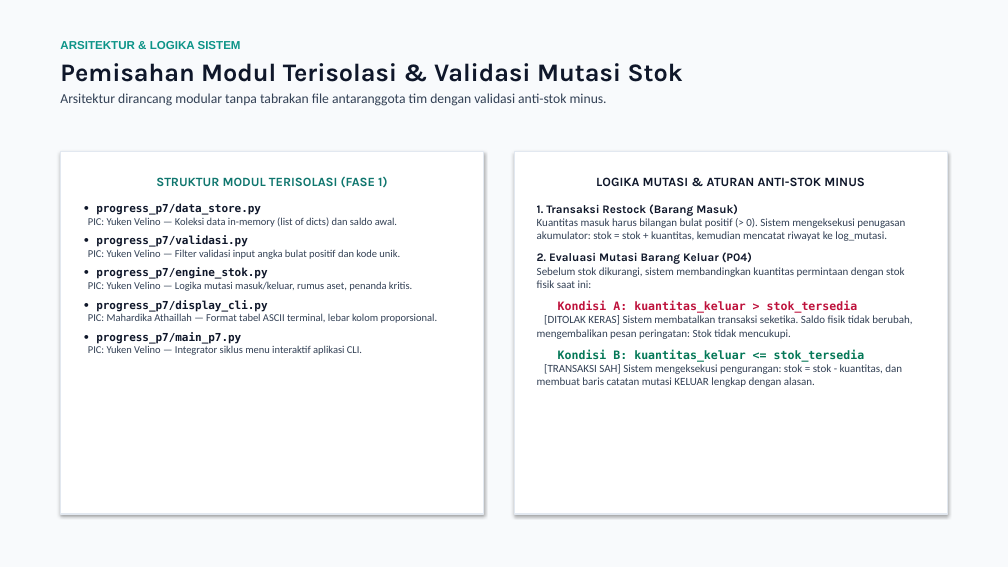
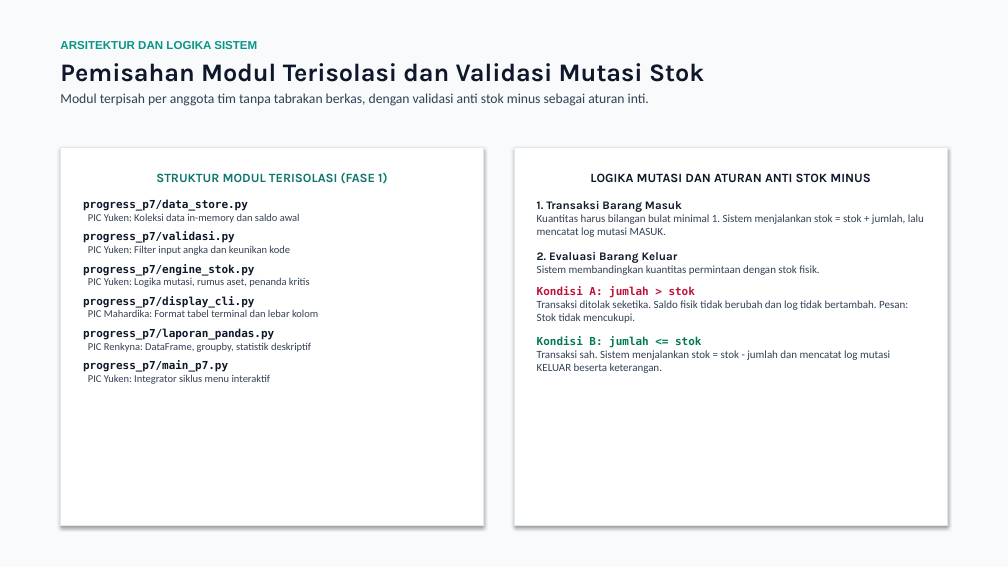
Before and after one commit to Curzyori/Stokku-Desktop, a slide deck: slide 5 of docs/presentasi/STOKKU_DESKTOP_PROGRES_P7.pptx (slide 4 before the commit). Drawn at 1008x567 pixels with LibreOffice and Linux fonts; fonts in the diff are those of the drawing. Boxes give left, top, right and bottom in pixels: in the first picture for what was removed or moved away, otherwise in the second. Text is boxed around its words. In the diff, an @@ line names an element or a change of style, - is before the commit and + after.

Commit message:
feat: susun ulang deck presentasi 10 slide dengan slide kosong, slide judul, dan dokumentasi kegiatan

```diff
--- a/docs/presentasi/STOKKU_DESKTOP_PROGRES_P7.pptx
+++ b/docs/presentasi/STOKKU_DESKTOP_PROGRES_P7.pptx
@@ text at box(60, 41, 704, 106): text changed @@
-ARSITEKTUR & LOGIKA SISTEM
-Pemisahan Modul Terisolasi & Validasi Mutasi Stok
-Arsitektur dirancang modular tanpa tabrakan file antaranggota tim dengan validasi anti-stok minus.
+ARSITEKTUR DAN LOGIKA SISTEM
+Pemisahan Modul Terisolasi dan Validasi Mutasi Stok
+Modul terpisah per anggota tim tanpa tabrakan berkas, dengan validasi anti stok minus sebagai aturan inti.
@@ rectangle "STRUKTUR MODUL TERISOLASI (FASE 1)": place and size @@
-rectangle "STRUKTUR MODUL TERISOLASI (FASE 1)" at box(60, 151, 484, 514)
+rectangle "STRUKTUR MODUL TERISOLASI (FASE 1)" at box(60, 147, 484, 526)
@@ rectangle "LOGIKA MUTASI DAN ATURAN ANTI ...": place and size @@
-rectangle "LOGIKA MUTASI DAN ATURAN ANTI ..." at box(514, 151, 948, 514)
+rectangle "LOGIKA MUTASI DAN ATURAN ANTI ..." at box(514, 147, 948, 526)
@@ text in rectangle at box(537, 173, 924, 373): text changed @@
-LOGIKA MUTASI & ATURAN ANTI-STOK MINUS
-1. Transaksi Restock (Barang Masuk)
-Kuantitas masuk harus bilangan bulat positif (> 0). Sistem mengeksekusi penugasan akumulator: stok = stok + kuantitas, kemudian mencatat riwayat ke log_mutasi.
-2. Evaluasi Mutasi Barang Keluar (P04)
-Sebelum stok dikurangi, sistem membandingkan kuantitas permintaan dengan stok fisik saat ini:
-Kondisi A: kuantitas_keluar > stok_tersedia
-[DITOLAK KERAS] Sistem membatalkan transaksi seketika. Saldo fisik tidak berubah, mengembalikan pesan peringatan: Stok tidak mencukupi.
-Kondisi B: kuantitas_keluar <= stok_tersedia
-[TRANSAKSI SAH] Sistem mengeksekusi pengurangan: stok = stok - kuantitas, dan membuat baris catatan mutasi KELUAR lengkap dengan alasan.
+LOGIKA MUTASI DAN ATURAN ANTI STOK MINUS
+1. Transaksi Barang Masuk
+Kuantitas harus bilangan bulat minimal 1. Sistem menjalankan stok = stok + jumlah, lalu mencatat log mutasi MASUK.
+2. Evaluasi Barang Keluar
+Sistem membandingkan kuantitas permintaan dengan stok fisik.
+Kondisi A: jumlah > stok
+Transaksi ditolak seketika. Saldo fisik tidak berubah dan log tidak bertambah. Pesan: Stok tidak mencukupi.
+Kondisi B: jumlah <= stok
+Transaksi sah. Sistem menjalankan stok = stok - jumlah dan mencatat log mutasi KELUAR beserta keterangan.
@@ text in rectangle at box(83, 200, 318, 384): text changed @@
-• progress_p7/data_store.py
-PIC: Yuken Velino — Koleksi data in-memory (list of dicts) dan saldo awal.
-• progress_p7/validasi.py
-PIC: Yuken Velino — Filter validasi input angka bulat positif dan kode unik.
-• progress_p7/engine_stok.py
-PIC: Yuken Velino — Logika mutasi masuk/keluar, rumus aset, penanda kritis.
-• progress_p7/display_cli.py
-PIC: Mahardika Athaillah — Format tabel ASCII terminal, lebar kolom proporsional.
-• progress_p7/main_p7.py
-PIC: Yuken Velino — Integrator siklus menu interaktif aplikasi CLI.
+progress_p7/data_store.py
+PIC Yuken: Koleksi data in-memory dan saldo awal
+progress_p7/validasi.py
+PIC Yuken: Filter input angka dan keunikan kode
+progress_p7/engine_stok.py
+PIC Yuken: Logika mutasi, rumus aset, penanda kritis
+progress_p7/display_cli.py
+PIC Mahardika: Format tabel terminal dan lebar kolom
+progress_p7/laporan_pandas.py
+PIC Renkyna: DataFrame, groupby, statistik deskriptif
+progress_p7/main_p7.py
+PIC Yuken: Integrator siklus menu interaktif
```
Also in this commit, not shown: 7 other slides changed, 2 slides added, 7 other files.
